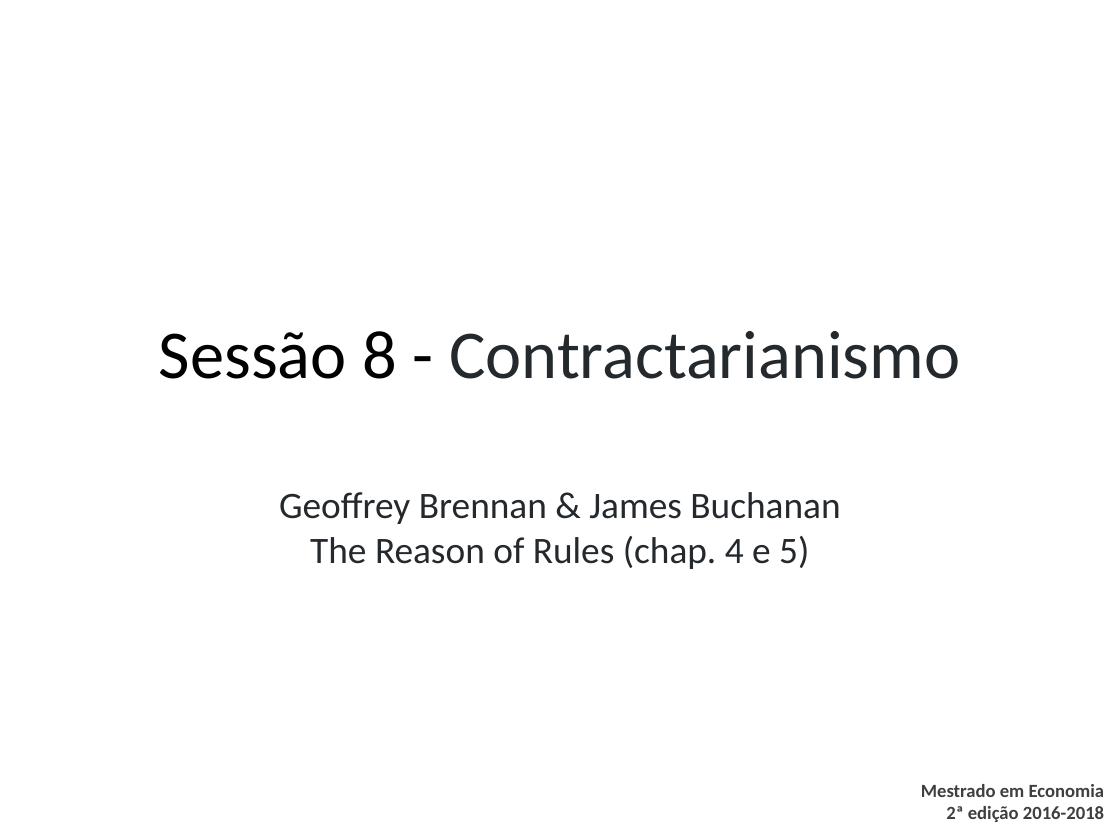
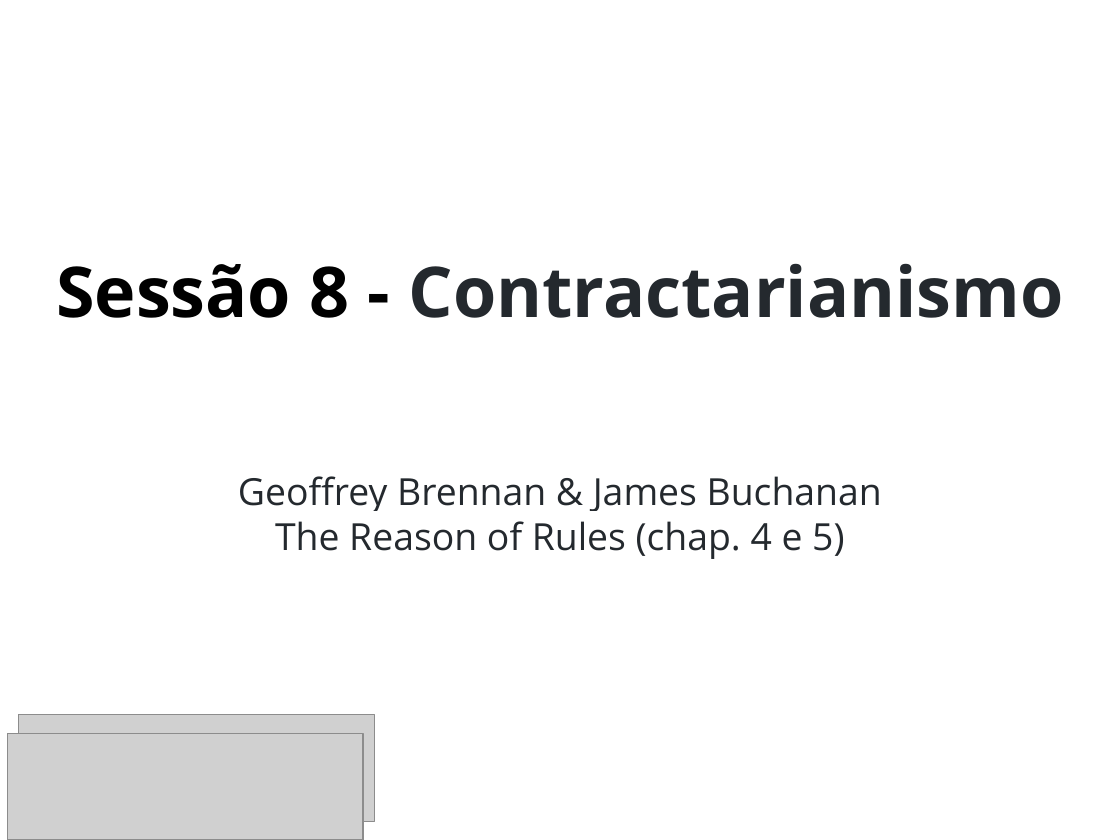
Before and after one commit to danilofreire/omma, a slide deck: slide 1 of sessoes-07-08/sessao-08.pptx. Drawn at 1120x840 pixels with LibreOffice and Linux fonts; fonts in the diff are those of the drawing; grey boxes stand for pictures; background and template pictures are left out. Boxes give left, top, right and bottom in pixels: in the first picture for what was removed or moved away, otherwise in the second. Text is boxed around its words. In the diff, an @@ line names an element or a change of style, - is before the commit and + after.

```diff
--- a/sessoes-07-08/sessao-08.pptx
+++ b/sessoes-07-08/sessao-08.pptx
@@ title "Sessão 8 - Contractarianismo": place and size @@
-title "Sessão 8 - Contractarianismo" at (159,331,960,379)
+title "Sessão 8 - Contractarianismo" at (56,263,1063,318)
@@ title "Sessão 8 - Contractarianismo" at (56,263,1063,318): size 44 to 45 pt, font Calibri to Open Sans, bold on @@
@@ subtitle "Geoffrey Brennan & James Buchanan": place and size @@
-subtitle "Geoffrey Brennan & James Buchanan" at (279,492,840,569)
+subtitle "Geoffrey Brennan & James Buchanan" at (238,476,882,559)
@@ subtitle "Geoffrey Brennan & James Buchanan" at (238,476,882,559): font Calibri to Open Sans @@
@@ picture added at (19,715,375,821) @@
@@ picture added at (7,734,363,840) @@
@@ text removed at (921,784,1105,822) @@
-Mestrado em Economia
-2ª edição 2016-2018
```
Also in this commit, not shown: 11 other slides changed, 36 other files.
